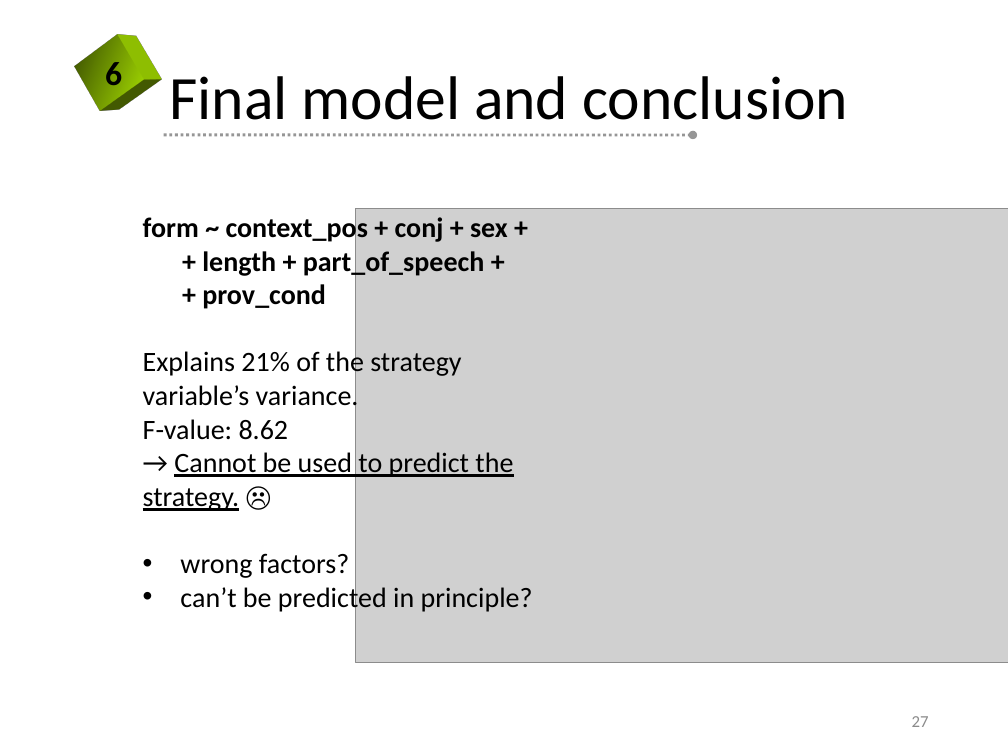
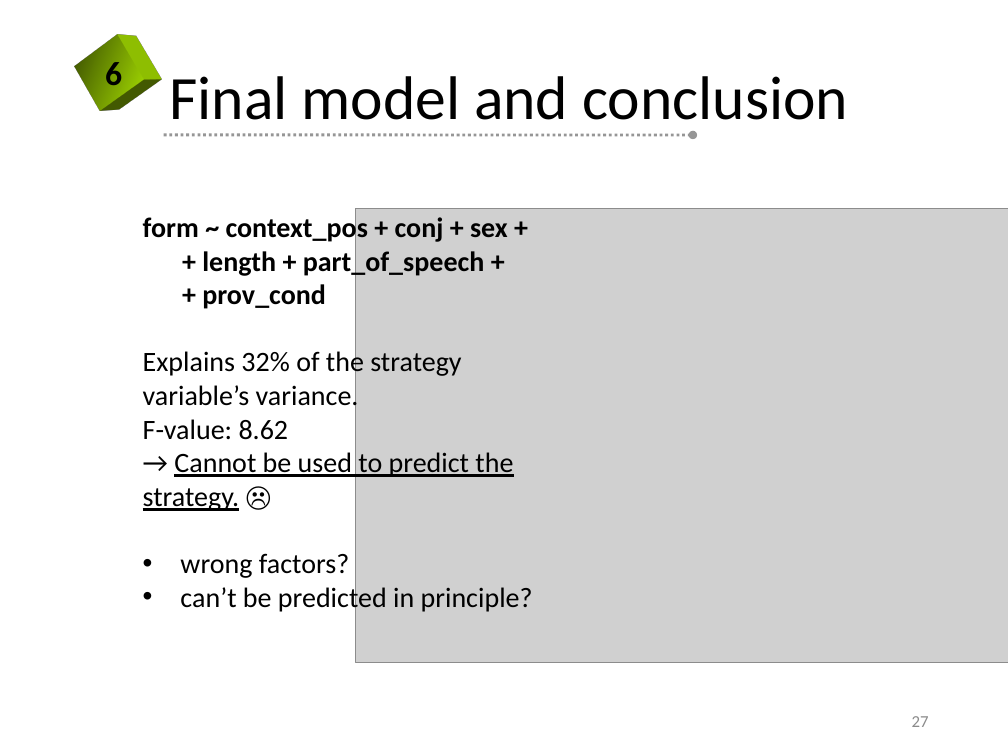
Before and after one commit to kateabr/r_project_data, a slide deck: slide 27 of slides.pptx. Drawn at 1008x756 pixels with LibreOffice and Linux fonts; fonts in the diff are those of the drawing; grey boxes stand for pictures; background and template pictures are left out. Boxes give left, top, right and bottom in pixels: in the first picture for what was removed or moved away, otherwise in the second. Text is boxed around its words. In the diff, an @@ line names an element or a change of style, - is before the commit and + after.

```diff
--- a/slides.pptx
+++ b/slides.pptx
@@ text at <box>143,348,461,412</box>: text changed @@
-Explains 21% of the strategy variable’s variance.
+Explains 32% of the strategy variable’s variance.
```
Also in this commit, not shown: 17 other slides changed.
